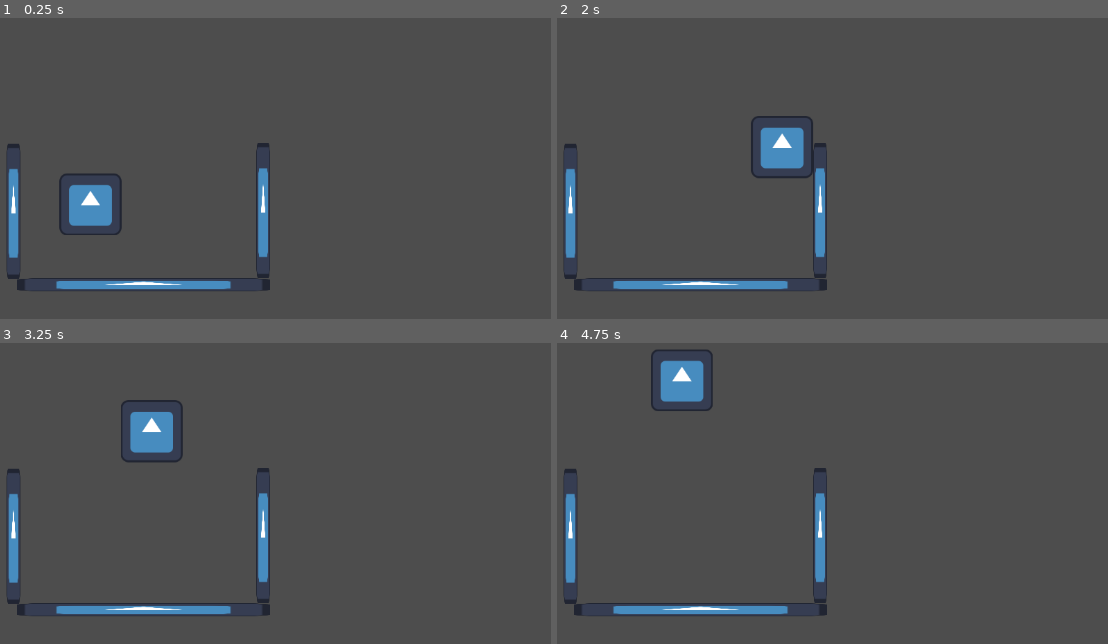
Above: before the commit, frames 1-4 (two rows, left to right).
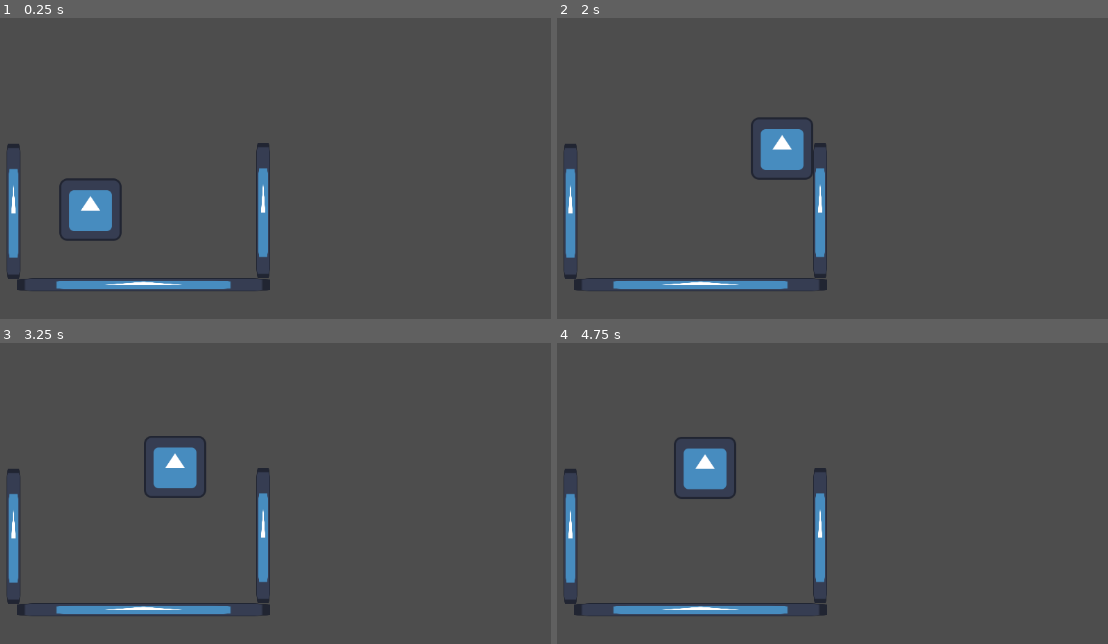
Above: after the commit, the same moments.

Repository: arcality/Built-to-Scale-GMTK-2024
Game: Godot game, scene res://scenes/main.tscn
The game is run twice, just before and just after one commit, with the same random seed, the same clock (stepped at 60 frames per second) and the same inputs. The engine's default icon, where the game draws it, is replaced by a stand-in: a white triangle on a blue panel in a dark square.
Inputs:
- Up to frame 1 (0.25 s): no input
- Up to frame 2 (2 s): hold Space (jump) 0.53-1.28 s; hold D (move_right) from 0.53 s (still down); tap Space (jump) at 1.35, 1.52, 1.82 s
- Up to frame 3 (3.25 s): release D (move_right) at 2.03 s; hold A (move_left) 2.03-2.78 s; hold Space (jump) 2.03-2.78 s; hold D (move_right) from 2.78 s (still down); tap Space (jump) at 2.85, 3.02 s
- Up to frame 4 (4.75 s): tap Space (jump) at 3.32, 4.35, 4.52 s; hold Space (jump) 3.53-4.28 s; tap Enter at 4.25 s; release D (move_right) at 4.28 s; hold A (move_left) from 4.28 s (still down)

The runs differ from the first frame. In frame 1, 0.7% of the frame differs, in the area x 10-23%, y 51-75%; in frame 2, 0.3%; in frame 3, 2.5%; in frame 4, 2.8%, in the area x 17-33%, y 2-52%.

Commit message:
added climb and improved logic

Diff:
--- /dev/null
+++ b/scenes/climbing.gd
@@ -0,0 +1,21 @@
+extends State
+
+var player : Player
+var speed = 30000
+
+func Enter():
+	player = owner
+
+
+func Update(delta:float):
+
+	if player.horizontal_movement_direction() != player.clinging_direction:
+		state_transition.emit(self, "clinging")
+		print("transition to clinging")
+
+	if not player.is_on_wall():
+		state_transition.emit(self, "falling")
+		print("transition to falling")
+
+	player.velocity.y = player.vertical_movement_direction() * speed * delta
+	print(player.velocity.y)
--- a/scenes/player.tscn
+++ b/scenes/player.tscn
@@ -10,6 +10,7 @@
 [ext_resource type="Script" path="res://scripts/state-machine/dashing.gd" id="8_3whrh"]
 [ext_resource type="Script" path="res://scripts/state-machine/clinging.gd" id="9_k8hsb"]
 [ext_resource type="Script" path="res://scripts/state-machine/walljumping.gd" id="10_vcfsn"]
+[ext_resource type="Script" path="res://scenes/climbing.gd" id="11_mfx5q"]
 
 [sub_resource type="RectangleShape2D" id="RectangleShape2D_bn55i"]
 size = Vector2(128, 128)
@@ -17,7 +18,7 @@
 [node name="Player" type="CharacterBody2D"]
 script = ExtResource("1_vscu2")
 active_jetpack_state = "jumping"
-active_arm_state = "walljumping"
+active_arm_state = "climbing"
 
 [node name="CollisionShape2D" type="CollisionShape2D" parent="."]
 scale = Vector2(0.7, 0.7)
@@ -56,6 +57,9 @@
 [node name="Walljumping" type="Node" parent="FiniteStateMachine"]
 script = ExtResource("10_vcfsn")
 
+[node name="Climbing" type="Node" parent="FiniteStateMachine"]
+script = ExtResource("11_mfx5q")
+
 [node name="RayCastRight" type="RayCast2D" parent="."]
 position = Vector2(46, 0)
 target_position = Vector2(16, 0)
--- a/scripts/player.gd
+++ b/scripts/player.gd
@@ -51,8 +51,8 @@
 
 	# stores a facing direction that is never zero/equal to the last direction
 	# input
-	if movement_direction() != 0:
-		facing_direction = movement_direction()
+	if horizontal_movement_direction() != 0:
+		facing_direction = horizontal_movement_direction()
 
 	#print(gravity)
 	#print(clinging_direction)
@@ -67,5 +67,8 @@
 	return false
 
 # returns the movement direction
-func movement_direction() -> float:
+func horizontal_movement_direction() -> float:
 	return Input.get_axis("move_left", "move_right")
+
+func vertical_movement_direction() -> float:
+	return Input.get_axis("move_up", "move_down")
--- a/scripts/state-machine/clinging.gd
+++ b/scripts/state-machine/clinging.gd
@@ -18,14 +18,14 @@
 
 func Exit():
 	# re-enables falling
-	player.gravity = 2000
+	#player.gravity = 2000
 	#print(player.gravity)
-	player.clinging_direction = 0.0
+	pass
 
 func Update(_delta:float):
 
 	# starts jump buffer timer after letting go, and allows gravity
-	if player.movement_direction() != player.clinging_direction:
+	if player.horizontal_movement_direction() != player.clinging_direction:
 		buffer_timer += 0.01
 		player.gravity = 2000
 	else:
@@ -37,6 +37,10 @@
 		state_transition.emit(self, "falling")
 		print("transition to falling")
 
+	if player.vertical_movement_direction() != 0:
+		state_transition.emit(self, "climbing")
+		print("transition to climbing")
+
 	if Input.is_action_just_pressed("jump") and player.active_arm_state == "walljumping":
 		state_transition.emit(self, "walljumping")
 		print("transition to walljumping")
--- a/scripts/state-machine/falling.gd
+++ b/scripts/state-machine/falling.gd
@@ -11,15 +11,21 @@
 	player = owner
 	speed = player.speed
 	timer = 0.0
+	player.clinging_direction = 0.0
 
 func Update(delta:float):
 	# player can control position in air
-	var horizontal_direction = player.movement_direction()
+	var horizontal_direction = player.horizontal_movement_direction()
 	player.velocity.x = horizontal_direction * speed * delta
 
 	if player.is_on_floor():
 		state_transition.emit(self, "idle")
 		print("transition to idle")
+
+	if player.velocity.y > 0:
+		player.gravity = 2300
+	else:
+		player.gravity = 2000
 
 	# checks if the player is touching a wall and falling down
 	if player.is_on_wall() and player.velocity.y > 0:
--- a/scripts/state-machine/idle.gd
+++ b/scripts/state-machine/idle.gd
@@ -11,7 +11,7 @@
 	pass
 
 func Update(_delta):
-	if player.movement_direction() != 0:
+	if player.horizontal_movement_direction() != 0:
 		state_transition.emit(self, "running")
 		print("transition to running")
 
--- a/scripts/state-machine/running.gd
+++ b/scripts/state-machine/running.gd
@@ -21,7 +21,7 @@
 func Update(delta:float):
 	# directly changes horizontal velocity depending on left/right directional
 	# keys
-	var horizontal_direction = player.movement_direction()
+	var horizontal_direction = player.horizontal_movement_direction()
 	player.velocity.x = horizontal_direction * speed * delta
 
 	if horizontal_direction == 0:
Not shown: 1 places in scenes/player.tscn that only renumber resources
